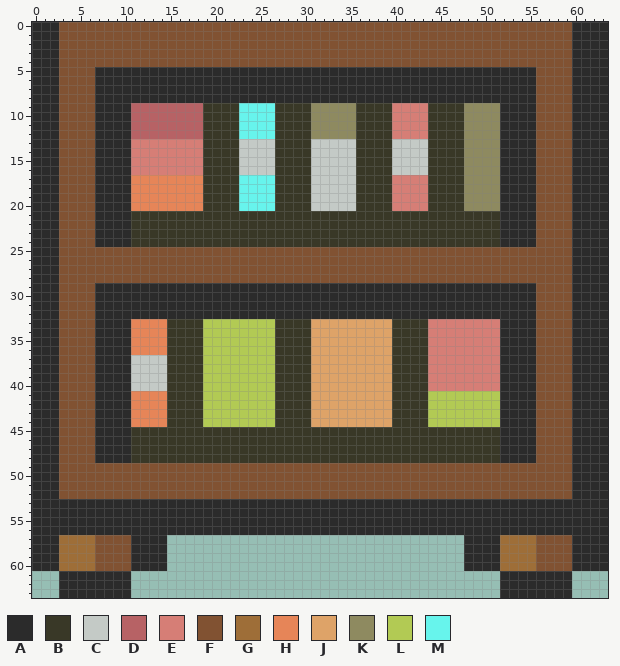
Edited in one commit: pixel-art sprite (Assets/Art/AssetsFinales/level3/Biblioteca4.png). Above: the version before the commit.
The file is 64x64 pixels.
Palette (. is transparent): A #2b2b2b  B #393827  C #c4cac6  D #b76265  E #d67e76  F #815232  G #9e6e38  H #e68558  J #dea368  K #8e8a60  L #b2ca54  M #67f4ec
After:
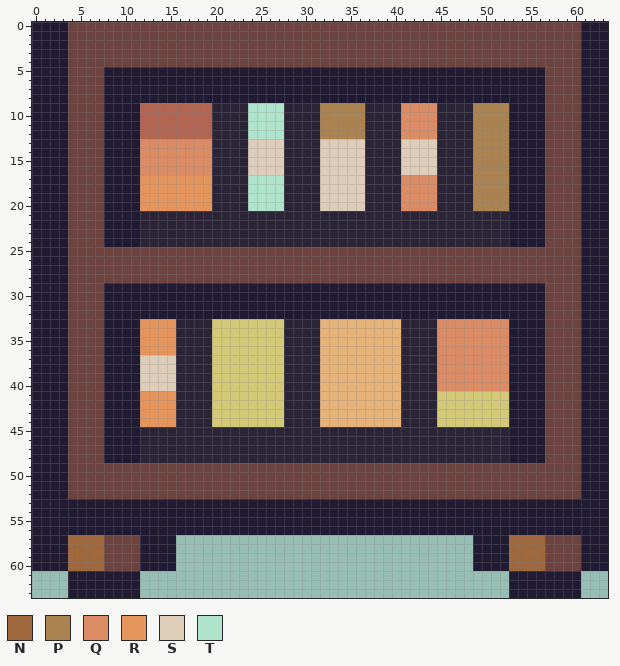
Colours new in this view: N #9f673c  P #aa8350  Q #db8c64  R #e5945c  S #deceb9  T #afe3cc
From old to new:
colour A: #2b2b2b -> #201a32
colour B: #393827 -> #2b2336
colour D: #b76265 -> #b26652
colour F: #815232 -> #6d4340
colour J: #dea368 -> #e8b27b
colour L: #b2ca54 -> #d3c876
Changed rows in their new state; - is a pixel that keeps its letter.
first column x 3:
 0 A--------------------------------------------------------F
 1 A--------------------------------------------------------F
 2 A--------------------------------------------------------F
 3 A--------------------------------------------------------F
 4 A--------------------------------------------------------F
 5 A---F------------------------------------------------A---F
 6 A---F------------------------------------------------A---F
 7 A---F------------------------------------------------A---F
 8 A---F------------------------------------------------A---F
 9 A---F---A-------D---BTTTT---BPPPPP---BQQQQ---BPPPP---A---F
10 A---F---A-------D---BTTTT---BPPPPP---BQQQQ---BPPPP---A---F
11 A---F---A-------D---BTTTT---BPPPPP---BQQQQ---BPPPP---A---F
12 A---F---A-------D---BTTTT---BPPPPP---BQQQQ---BPPPP---A---F
13 A---F---AQQQQQQQQ---BSSSS---BSSSSS---BSSSS---BPPPP---A---F
14 A---F---AQQQQQQQQ---BSSSS---BSSSSS---BSSSS---BPPPP---A---F
15 A---F---AQQQQQQQQ---BSSSS---BSSSSS---BSSSS---BPPPP---A---F
16 A---F---AQQQQQQQQ---BSSSS---BSSSSS---BSSSS---BPPPP---A---F
17 A---F---ARRRRRRRR---BTTTT---BSSSSS---BQQQQ---BPPPP---A---F
18 A---F---ARRRRRRRR---BTTTT---BSSSSS---BQQQQ---BPPPP---A---F
19 A---F---ARRRRRRRR---BTTTT---BSSSSS---BQQQQ---BPPPP---A---F
20 A---F---ARRRRRRRR---BTTTT---BSSSSS---BQQQQ---BPPPP---A---F
21 A---F---A----------------------------------------B---A---F
22 A---F---A----------------------------------------B---A---F
23 A---F---A----------------------------------------B---A---F
24 A---F---A----------------------------------------B---A---F
25 A--------------------------------------------------------F
26 A--------------------------------------------------------F
27 A--------------------------------------------------------F
28 A--------------------------------------------------------F
29 A---F------------------------------------------------A---F
30 A---F------------------------------------------------A---F
31 A---F------------------------------------------------A---F
32 A---F------------------------------------------------A---F
33 A---F---ARRRR---B-------L---B--------J---BQQQQQQQQ---A---F
34 A---F---ARRRR---B-------L---B--------J---BQQQQQQQQ---A---F
35 A---F---ARRRR---B-------L---B--------J---BQQQQQQQQ---A---F
36 A---F---ARRRR---B-------L---B--------J---BQQQQQQQQ---A---F
37 A---F---ASSSS---B-------L---B--------J---BQQQQQQQQ---A---F
38 A---F---ASSSS---B-------L---B--------J---BQQQQQQQQ---A---F
39 A---F---ASSSS---B-------L---B--------J---BQQQQQQQQ---A---F
40 A---F---ASSSS---B-------L---B--------J---BQQQQQQQQ---A---F
41 A---F---ARRRR---B-------L---B--------J---B-------L---A---F
42 A---F---ARRRR---B-------L---B--------J---B-------L---A---F
43 A---F---ARRRR---B-------L---B--------J---B-------L---A---F
44 A---F---ARRRR---B-------L---B--------J---B-------L---A---F
45 A---F---A----------------------------------------B---A---F
46 A---F---A----------------------------------------B---A---F
47 A---F---A----------------------------------------B---A---F
48 A---F---A----------------------------------------B---A---F
49 A--------------------------------------------------------F
50 A--------------------------------------------------------F
51 A--------------------------------------------------------F
52 A--------------------------------------------------------F
first column x 3:
57 ANNNN---F---A--------------------------------.---ANNNN---F
58 ANNNN---F---A--------------------------------.---ANNNN---F
59 ANNNN---F---A--------------------------------.---ANNNN---F
60 ANNNN---F---A--------------------------------.---ANNNN---F
61 .-------A----------------------------------------.-------A
62 .-------A----------------------------------------.-------A
63 .-------A----------------------------------------.-------A
